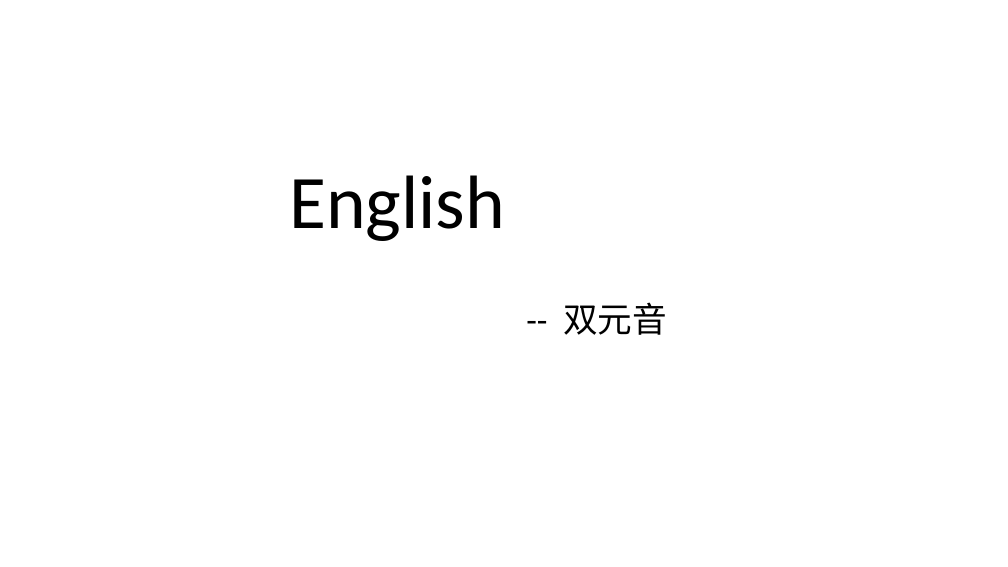
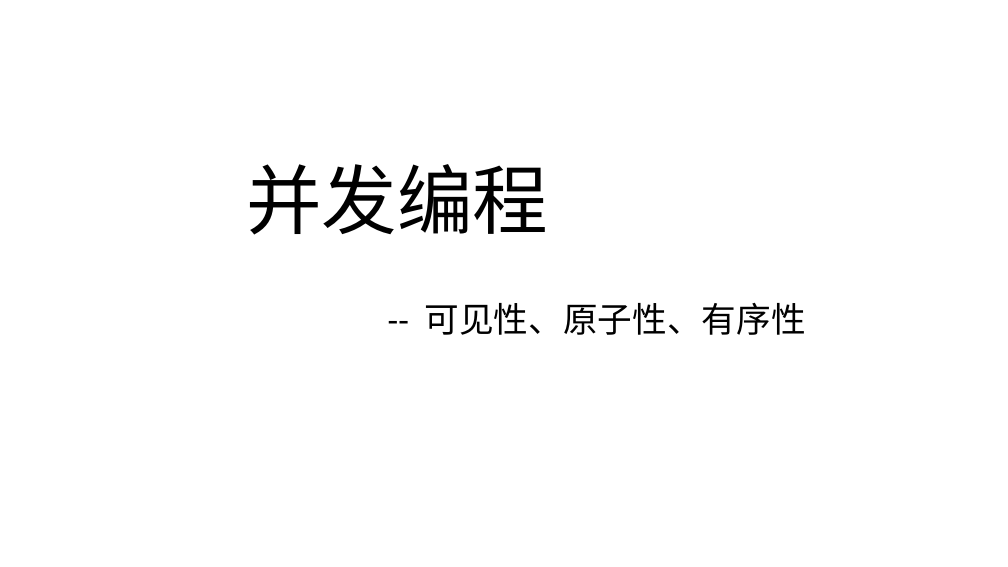
Before and after one commit to Kate-liu/Coder-Working, a slide deck: slide 2 of 9-Self article/标题Deno.pptx. Drawn at 1008x567 pixels with LibreOffice and Linux fonts; fonts in the diff are those of the drawing. Boxes give left, top, right and bottom in pixels: in the first picture for what was removed or moved away, otherwise in the second. Text is boxed around its words. In the diff, an @@ line names an element or a change of style, - is before the commit and + after.

```diff
--- a/9-Self article/标题Deno.pptx
+++ b/9-Self article/标题Deno.pptx
@@ title at [246,164,548,235]: text changed @@
-English
+并发编程
@@ subtitle at [425,303,806,335]: text changed @@
--- 双元音
+-- 可见性、原子性、有序性
```
Also in this commit, not shown: 2 other files.
